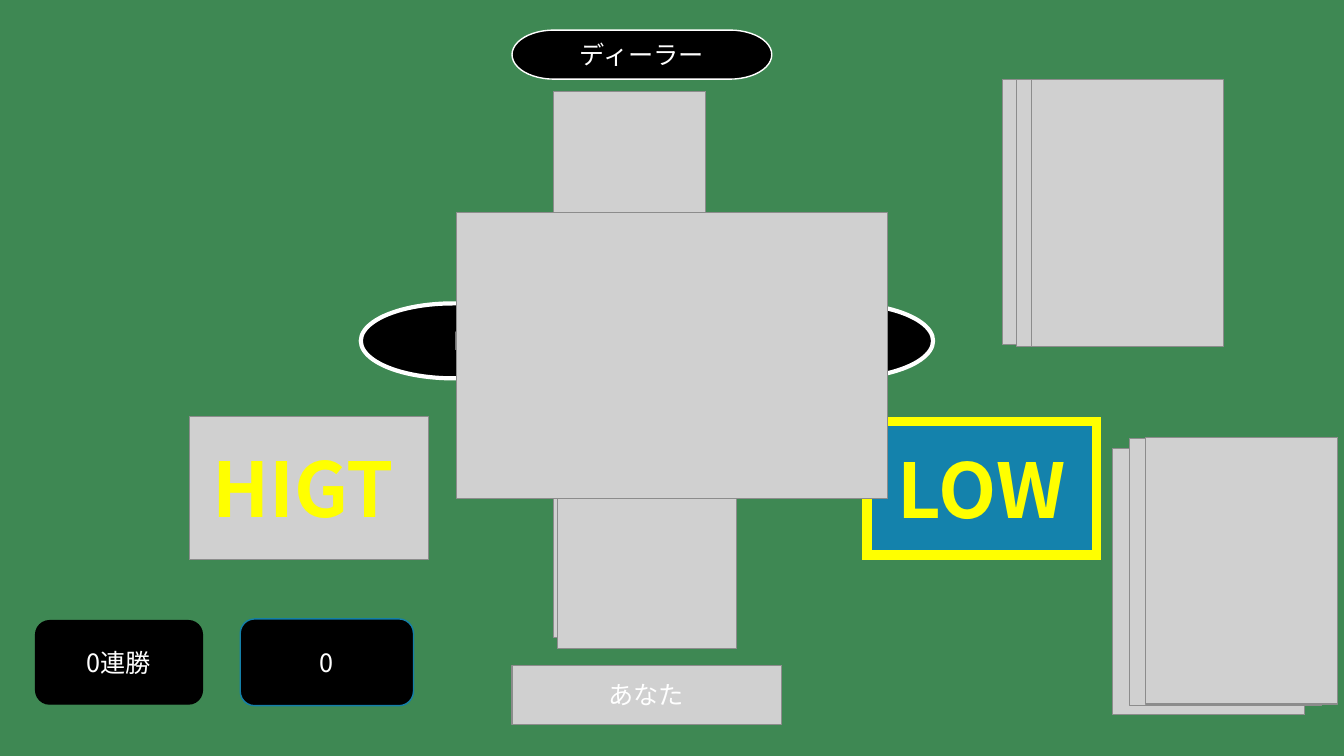
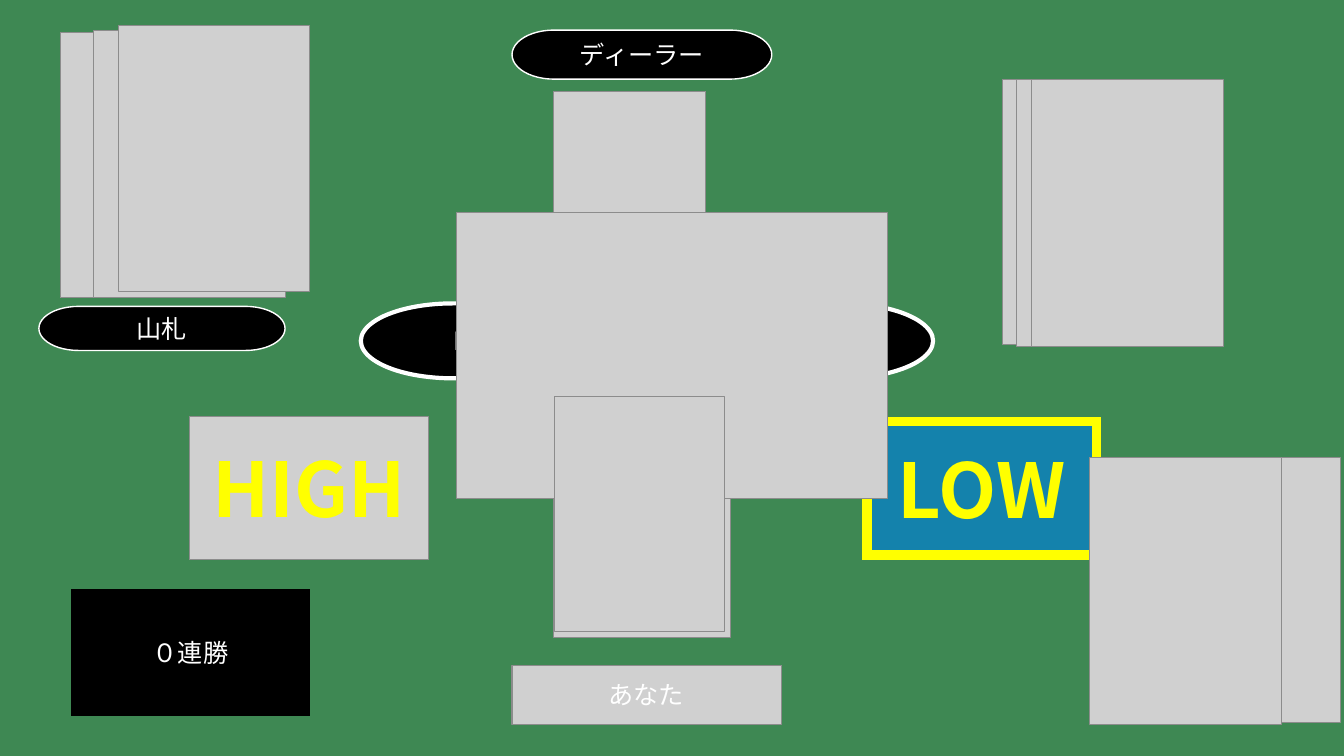
Before and after one commit to t-kobashi09/Highandlow, a slide deck: slide 4 of 設計/画面設計.pptx. Drawn at 1344x756 pixels with LibreOffice and Linux fonts; fonts in the diff are those of the drawing; grey boxes stand for pictures. Boxes give left, top, right and bottom in pixels: in the first picture for what was removed or moved away, otherwise in the second. Text is boxed around its words. In the diff, an @@ line names an element or a change of style, - is before the commit and + after.

```diff
--- a/設計/画面設計.pptx
+++ b/設計/画面設計.pptx
@@ picture added at [119, 26, 310, 291] @@
@@ picture: place and size @@
-picture at [1129, 439, 1322, 706]
+picture at [60, 33, 251, 298]
@@ picture added at [93, 30, 285, 297] @@
@@ pill shape added at [39, 307, 285, 351], fill #000000, outline #FFFFFF 1 pt, 18 pt, text #FFFFFF @@
+山札
@@ picture: place and size @@
-picture at [558, 395, 736, 649]
+picture at [555, 397, 725, 632]
@@ text at [212, 460, 406, 518]: text changed @@
-HIGT
+HIGH
@@ picture: place and size @@
-picture at [1113, 449, 1306, 716]
+picture at [1090, 458, 1282, 725]
@@ picture: place and size @@
-picture at [1146, 438, 1339, 705]
+picture at [1149, 458, 1340, 723]
@@ rectangle "０連勝": place and size @@
-rectangle "０連勝" at [35, 621, 202, 705]
+rectangle "０連勝" at [72, 590, 310, 716]
@@ rectangle "０連勝" at [72, 590, 310, 716]: rounded rectangle to rectangle @@
@@ rounded rectangle removed at [240, 619, 413, 706] @@
-0
@@ text in rectangle at [153, 640, 229, 664]: text changed @@
-0連勝
+０連勝
```
Also in this commit, not shown: 4 other slides changed.
